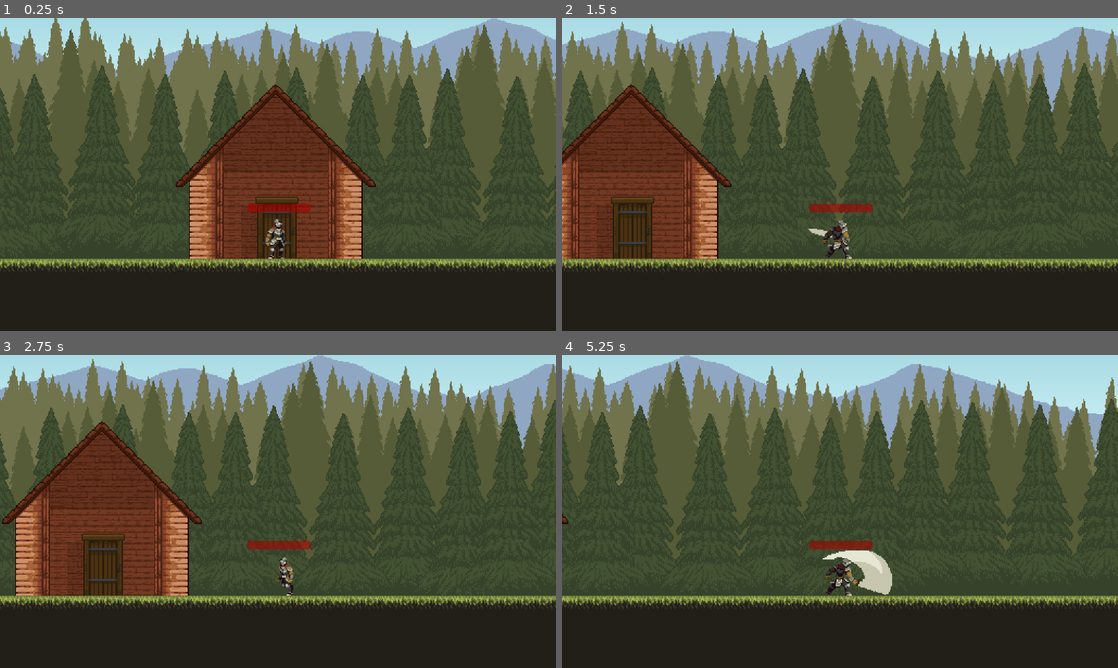
Above: before the commit, frames 1-4 (two rows, left to right).
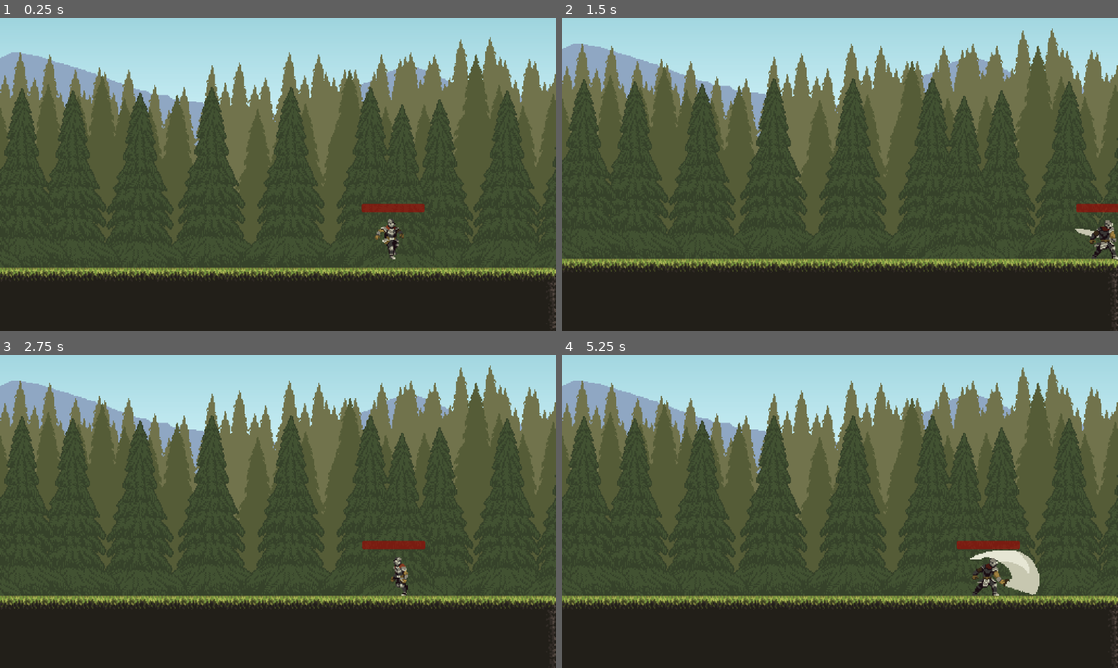
Above: after the commit, the same moments.

Repository: ON1VAS/tesiUni2025
Game: Godot game, scene res://scene/game.tscn
The game is run twice, just before and just after one commit, with the same random seed, the same clock (stepped at 60 frames per second) and the same inputs. This scene is started directly instead of the project's main scene.
Inputs:
- Up to frame 1 (0.25 s): no input
- Up to frame 2 (1.5 s): hold D (ui_right) from 0.53 s (still down); tap K (attackfast) at 0.6 s; tap E (ui_accept) at 0.77 s; tap L (attackpesant) at 1.35 s
- Up to frame 3 (2.75 s): tap E (ui_accept) at 1.52 s; release D (ui_right) at 2.03 s; hold A (ui_left) from 2.03 s (still down); tap K (attackfast) at 2.1 s
- Up to frame 4 (5.25 s): release A (ui_left) at 2.78 s; hold D (ui_right) 2.78-4.28 s; tap L (attackpesant) at 2.85, 4.35 s; tap E (ui_accept) at 3.02, 3.77, 4.52 s; tap K (attackfast) at 3.6, 5.1 s; hold A (ui_left) 4.28-5.03 s; hold D (ui_right) from 5.03 s (still down)

The runs differ from the first frame. In frame 1, 44% of the frame differs, in the area x 0-100%, y 0-100%; in frame 2, 40%; in frame 3, 41%; in frame 4, 29%.

Commit message:
sistemate muri invisibili di map

Diff:
--- a/scene/game.tscn
+++ b/scene/game.tscn
@@ -3227,22 +3227,23 @@
 sources/5 = SubResource("TileSetAtlasSource_i6gbm")
 
 [sub_resource type="RectangleShape2D" id="RectangleShape2D_ym5sv"]
-size = Vector2(3907.5, 83)
+size = Vector2(5023, 83)
 
 [sub_resource type="RectangleShape2D" id="RectangleShape2D_17rxn"]
-size = Vector2(20, 359)
+size = Vector2(384, 33)
 
 [sub_resource type="RectangleShape2D" id="RectangleShape2D_yq8tf"]
-size = Vector2(34, 364)
+size = Vector2(334.041, 32.789)
 
 [node name="game" type="Node2D"]
 
 [node name="sfondo" type="Parallax2D" parent="."]
 z_index = -1
 texture_filter = 1
-scroll_offset = Vector2(0, 25)
+scroll_offset = Vector2(0, 40)
 repeat_size = Vector2(1024, 0)
 repeat_times = 8
+metadata/_edit_lock_ = true
 
 [node name="Sprite2D5" type="Sprite2D" parent="sfondo"]
 position = Vector2(-2, 0)
@@ -3278,7 +3279,7 @@
 tile_set = SubResource("TileSet_0lu6w")
 
 [node name="protagonista" parent="." instance=ExtResource("1_5kiuu")]
-position = Vector2(1970, 103)
+position = Vector2(3750, 83)
 
 [node name="Camera2D" type="Camera2D" parent="protagonista"]
 position = Vector2(0, -38)
@@ -3294,14 +3295,18 @@
 
 [node name="hitboxes" type="StaticBody2D" parent="."]
 
-[node name="CollisionShape2D" type="CollisionShape2D" parent="hitboxes"]
-position = Vector2(1957, 186)
+[node name="pavimento" type="CollisionShape2D" parent="hitboxes"]
+position = Vector2(1928.5, 186)
 shape = SubResource("RectangleShape2D_ym5sv")
 
-[node name="CollisionShape2D2" type="CollisionShape2D" parent="hitboxes"]
-position = Vector2(0, 10.5)
+[node name="murosx" type="CollisionShape2D" parent="hitboxes"]
+position = Vector2(-14, -8)
+rotation = 1.5708
 shape = SubResource("RectangleShape2D_17rxn")
+one_way_collision = true
 
-[node name="CollisionShape2D3" type="CollisionShape2D" parent="hitboxes"]
-position = Vector2(3916, -5)
+[node name="murodx" type="CollisionShape2D" parent="hitboxes"]
+position = Vector2(3918, 3)
+rotation = 4.71239
 shape = SubResource("RectangleShape2D_yq8tf")
+one_way_collision = true
